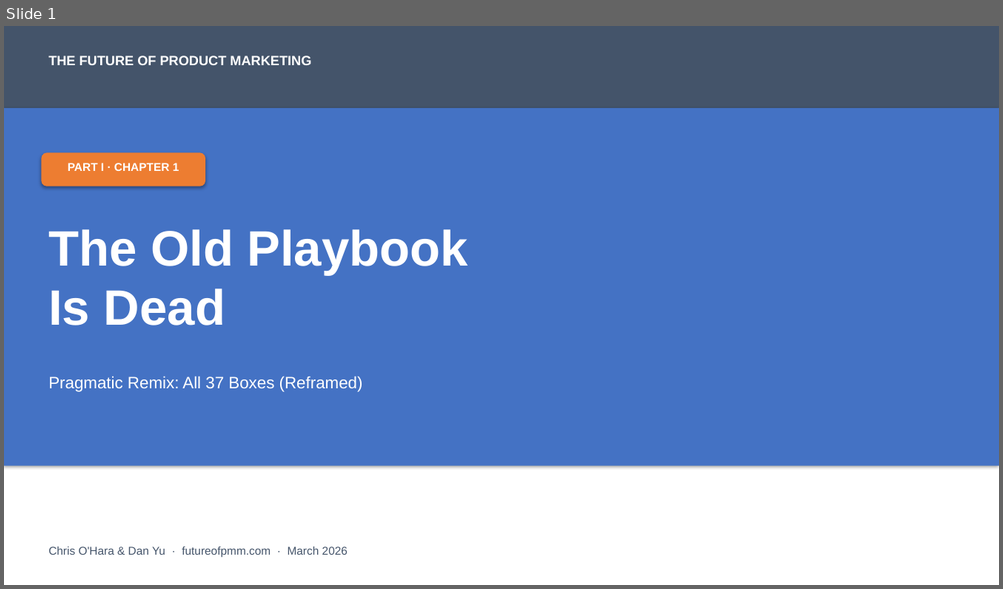
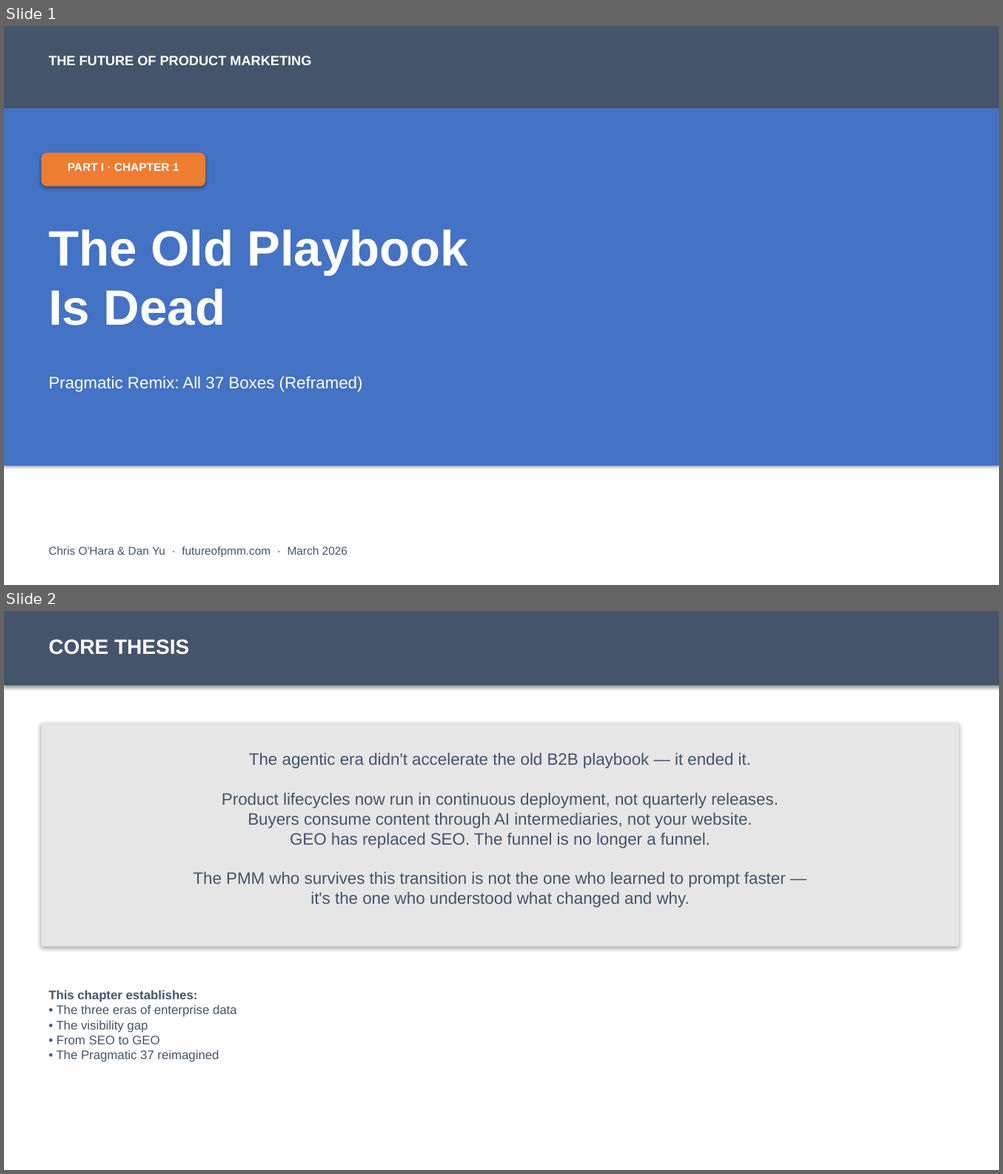
Before and after one commit to chrisohara99/futureofpmm, a slide deck: dist/curriculum/chapter-01/chapter-01-sap.pptx. Shown one above the other, each under a label of ours: slide 1 before the commit, slides 1 and 2 after it. The pictures are 1003x589 and 1003x1174 pixels, drawn with LibreOffice and Linux fonts; fonts in the diff are those of the drawing. Boxes give left, top, right and bottom in pixels: in the first picture for what was removed or moved away, otherwise in the second. Text is boxed around its words. In the diff, an @@ line names an element or a change of style, - is before the commit and + after.

Commit message:
Chapter 1: Updated with all 6 official graphics
PPT (11 slides):
- Core thesis
- Buyer Journey Compression
- Visibility Gap
- SEO to GEO
- New Awareness Stack
- Tiered Launch Model
- Pragmatic Funnel Map
- Three Clusters
- 10x Thesis
- CMO Perspective

Leave-behind PDF: 2 pages with all 6 figures

```diff
--- a/dist/curriculum/chapter-01/chapter-01-sap.pptx
+++ b/dist/curriculum/chapter-01/chapter-01-sap.pptx
@@ slide 2 added at [4, 611, 999, 1170], background #FFFFFF @@
@@ rectangle added at [4, 611, 999, 686], fill #44546A @@
@@ text added at [48, 639, 189, 655], 20 pt, text #FFFFFF, bold @@
+CORE THESIS
@@ rectangle added at [41, 723, 959, 947], fill #E7E6E6 @@
@@ text added at [193, 753, 785, 908], 16 pt, text #44546A @@
+The agentic era didn't accelerate the old B2B playbook — it ended it.
+Product lifecycles now run in continuous deployment, not quarterly releases.
+Buyers consume content through AI intermediaries, not your website.
+GEO has replaced SEO. The funnel is no longer a funnel.
+The PMM who survives this transition is not the one who learned to prompt faster —
+it's the one who understood what changed and why.
@@ text added at [48, 991, 237, 1062], 12 pt, text #44546A @@
+This chapter establishes:
+• The three eras of enterprise data
+• The visibility gap
+• From SEO to GEO
+• The Pragmatic 37 reimagined
```
Also in this commit, not shown: 6 slides changed, 3 other slides added, 3 slides removed, 11 other files.
